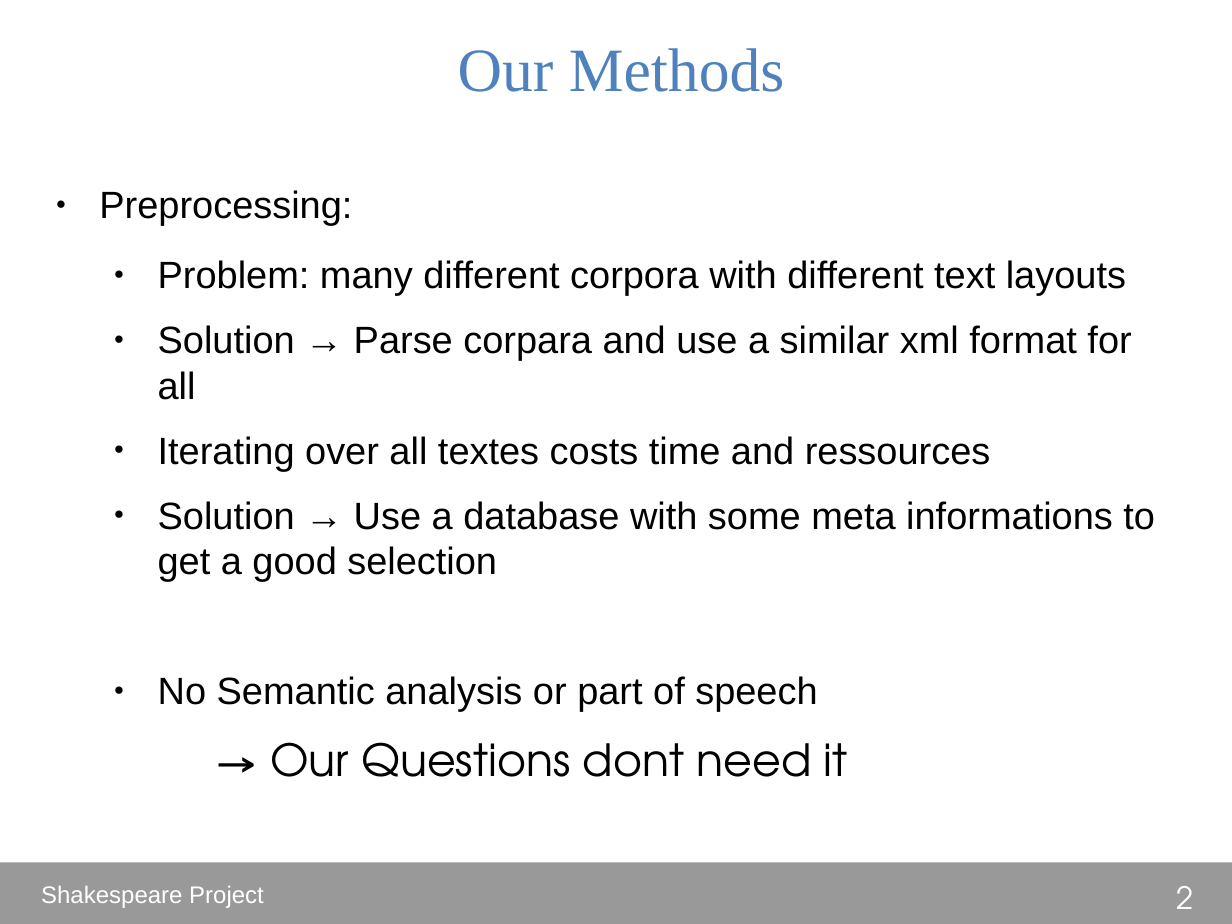
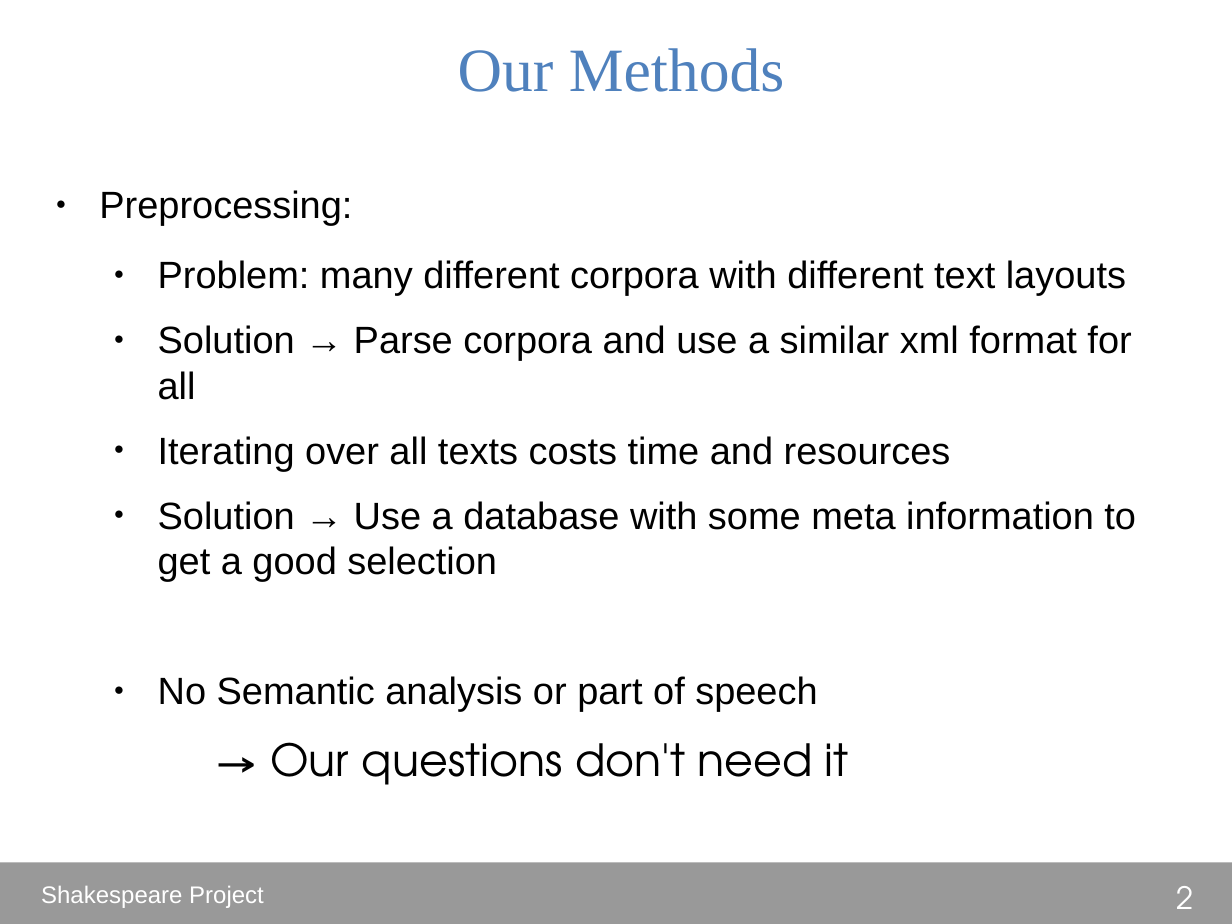
Before and after one commit to DHLeipzig-CurrentTopics-SS2014/shakespeare_project, a slide deck: slide 2 of presentation/vorlesungszeit_pres/thomas.odp. Drawn at 1232x924 pixels with LibreOffice and Linux fonts; fonts in the diff are those of the drawing. Boxes give left, top, right and bottom in pixels: in the first picture for what was removed or moved away, otherwise in the second. Text is boxed around its words. In the diff, an @@ line names an element or a change of style, - is before the commit and + after.

Commit message:
added my pard of presentation, fixed typos

```diff
--- a/presentation/vorlesungszeit_pres/thomas.odp
+++ b/presentation/vorlesungszeit_pres/thomas.odp
@@ text at (158, 325, 1136, 581): text changed @@
-  ● Solution → Parse corpara and use a similar xml format for all
-  ● Iterating over all textes costs time and ressources
-  ● Solution → Use a database with some meta informations to get a good selection
+  ● Solution → Parse corpora and use a similar xml format for all
+  ● Iterating over all texts costs time and resources
+  ● Solution → Use a database with some meta information to get a good selection
@@ text at (270, 742, 849, 785): text changed @@
-    → Our Questions dont need it
+    → Our questions don't need it
```
Also in this commit, not shown: 1 other slide changed, 1 other file.
